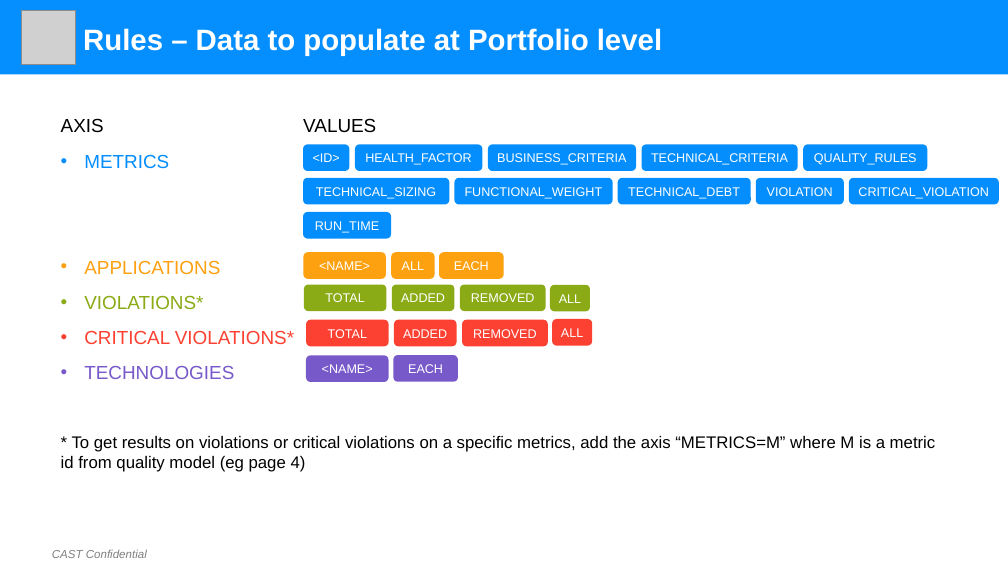
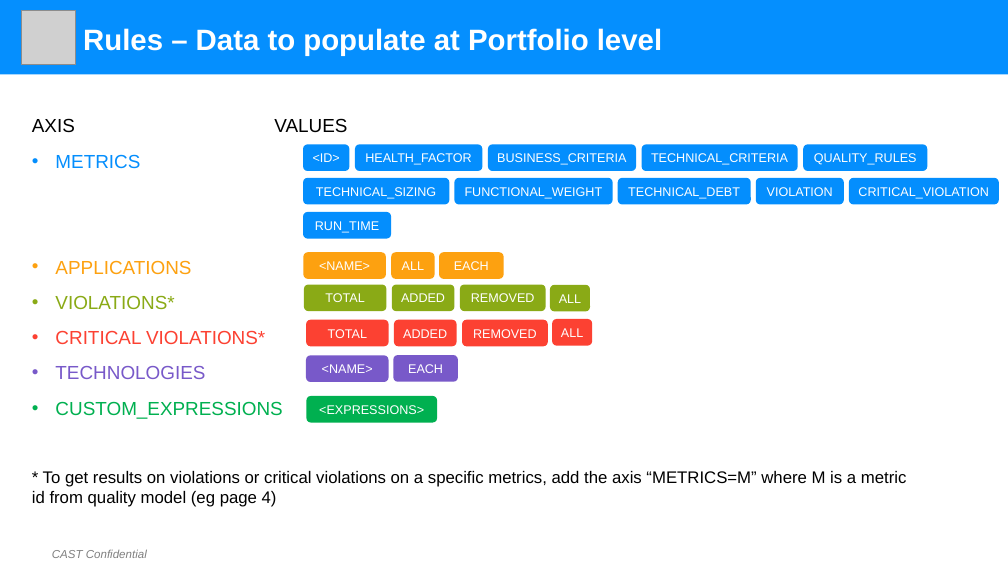
Before and after one commit to CAST-projects/RGforDashboards, a slide deck: slide 1 of CastReporting.Reporting.Core/PortfolioTemplatesFiles/Portfolio Generic Table Definition.pptx. Drawn at 1008x567 pixels with LibreOffice and Linux fonts; fonts in the diff are those of the drawing; grey boxes stand for pictures; background and template pictures are left out. Boxes give left, top, right and bottom in pixels: in the first picture for what was removed or moved away, otherwise in the second. Text is boxed around its words. In the diff, an @@ line names an element or a change of style, - is before the commit and + after.

```diff
--- a/CastReporting.Reporting.Core/PortfolioTemplatesFiles/Portfolio Generic Table Definition.pptx
+++ b/CastReporting.Reporting.Core/PortfolioTemplatesFiles/Portfolio Generic Table Definition.pptx
@@ text "AXIS VALUES": place and size @@
-text "AXIS VALUES" at (61,118,936,472)
+text "AXIS VALUES" at (32,118,907,507)
@@ text at (55,401,282,419): paragraph added @@
+• CUSTOM_EXPRESSIONS
@@ rounded rectangle added at (306,396,437,423), fill #00B050, 12 pt, text #FFFFFF @@
+<EXPRESSIONS>
```
Also in this commit, not shown: 1 other slide changed, 1 slide added, 20 other files.
